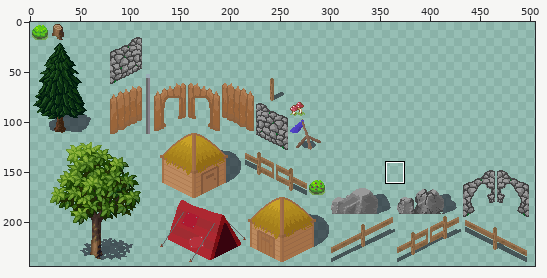
Sprite sheet -- assets/packs/objects.png. Above, an overview of the earlier version with the close-up marked.
Close-up. Before the edit:
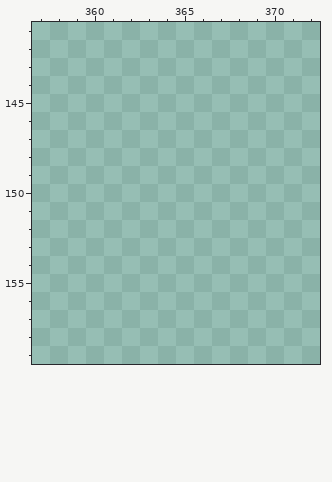
The file is 512x256 pixels. Colours within 5 levels of each other are drawn and written as one. Shown: x 357..372, y 141..159. The wide view leaves out empty margins. The commit also changed other parts of the picture, which this record leaves out.
After:
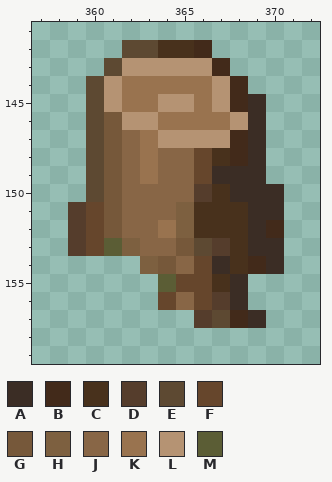
Palette (. is transparent): A #3b2d25  B #422a1a  C #48311c  D #553d2c  E #5d4932  F #66462c  G #76583a  H #7d6040  J #886646  K #99734f  L #b59373  M #5b5d35
Change:
{"y":142,"x":362,"old":".....","new":"EECCB"}
{"y":143,"x":361,"old":".......","new":"ELLLLLB"}
{"y":144,"x":360,"old":".........","new":"ELKKKKKLB"}
{"y":145,"x":360,"old":"..........","new":"ELKKLLKLBA"}
{"y":146,"x":360,"old":"..........","new":"EGLLKKKKLA"}
{"y":147,"x":360,"old":"..........","new":"EGJKLLLLBA"}
{"y":148,"x":360,"old":"..........","new":"EGJKJJFCBA"}
{"y":149,"x":360,"old":"..........","new":"EGJKJJFAAA"}
{"y":150,"x":360,"old":"...........","new":"EGJJJJDCAAA"}
{"y":151,"x":359,"old":"............","new":"DFGJJJHCCCAA"}
{"y":152,"x":359,"old":"............","new":"DFGJJKHCCCAB"}
{"y":153,"x":359,"old":"............","new":"DFMHJJGEDCAA"}
{"y":154,"x":363,"old":"........","new":"HGJFACBA"}
{"y":155,"x":364,"old":".....","new":"MFFCA"}
{"y":156,"x":364,"old":".....","new":"FJFDA"}
{"y":157,"x":366,"old":"....","new":"DEBA"}
